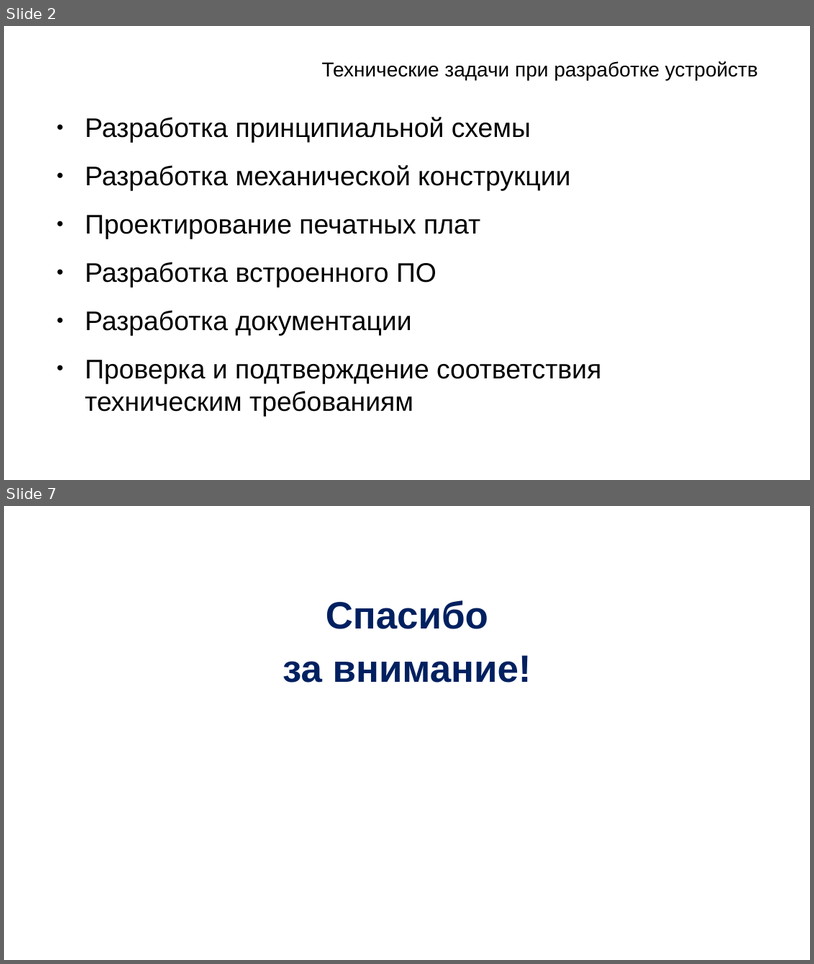
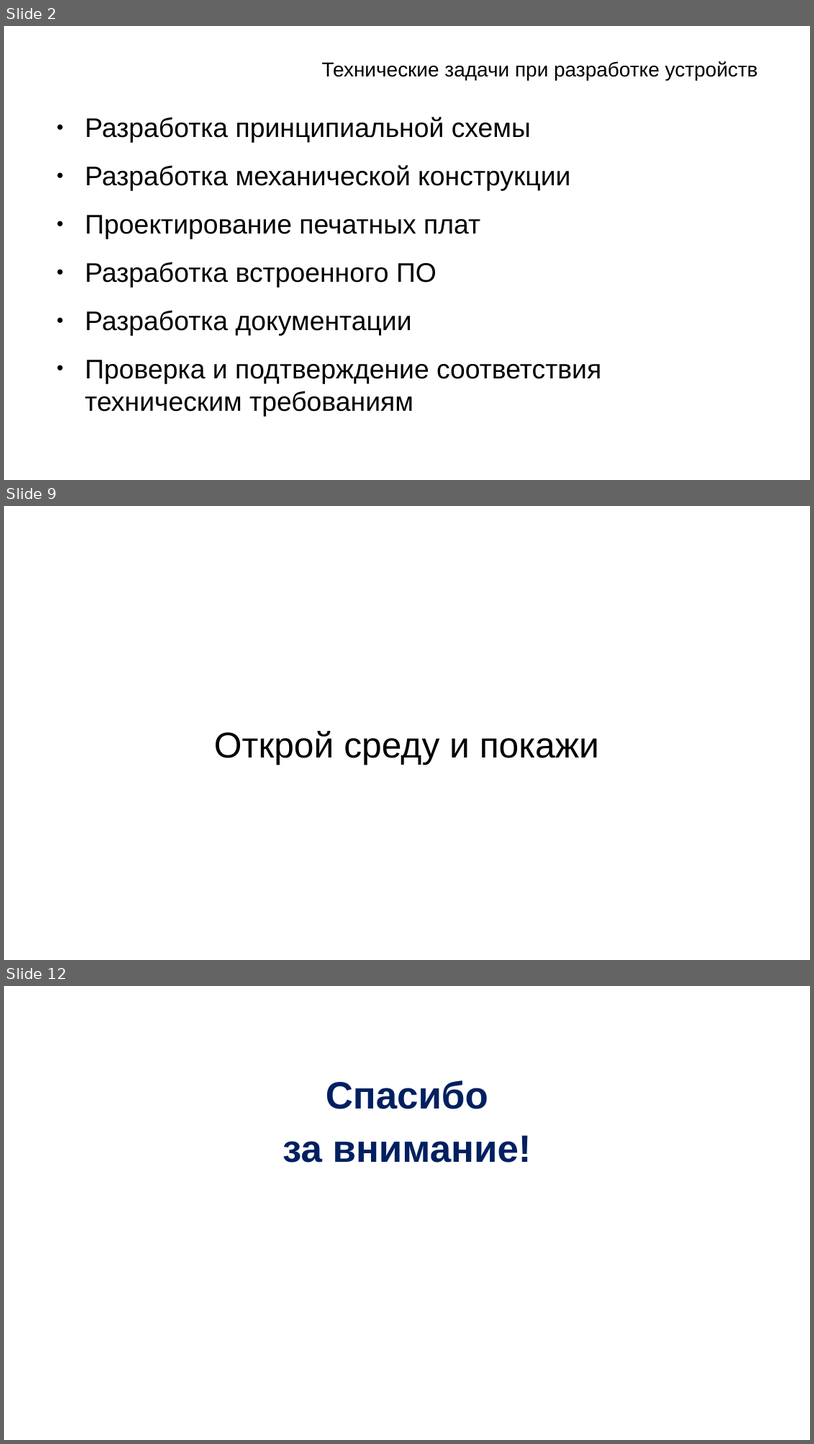
Before and after one commit to zolotarev88/conferencial, a slide deck: 10.12.19.pptx. Shown one above the other, each under a label of ours: slides 2 and 7 before the commit, slides 2, 9 and 12 after it; the slides between them are not shown. The pictures are 814x964 and 814x1444 pixels, drawn with LibreOffice and Linux fonts; fonts in the diff are those of the drawing; background and template pictures are left out. Boxes give left, top, right and bottom in pixels: in the first picture for what was removed or moved away, otherwise in the second. Text is boxed around its words. In the diff, an @@ line names an element or a change of style, - is before the commit and + after.

```diff
--- a/10.12.19.pptx
+++ b/10.12.19.pptx
@@ slide 9 added at [4,506,810,960], background picture (left out) @@
@@ text added at [214,731,599,765], 32 pt, text #000000 @@
+Открой среду и покажи
@@ what was slide 7 is now slide 12 @@
```
Also in this commit, not shown: 4 slides changed, 4 other slides added.
